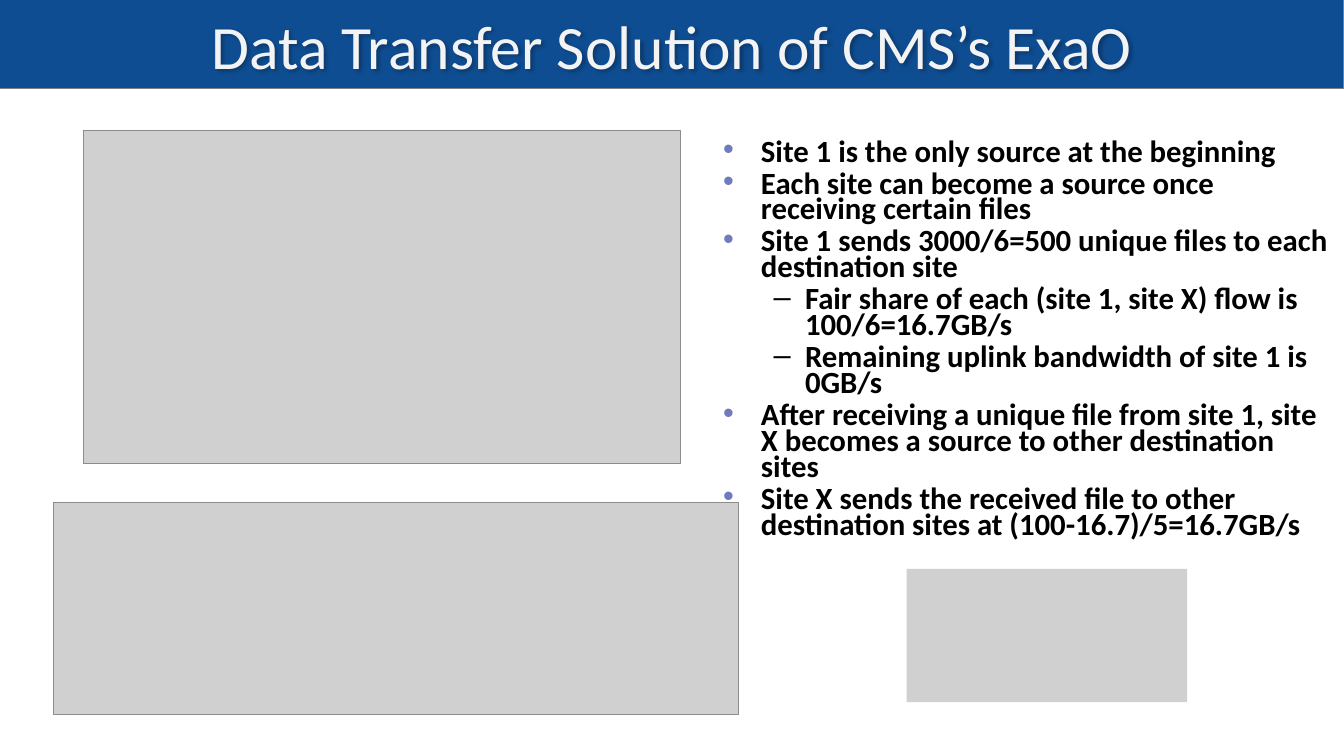
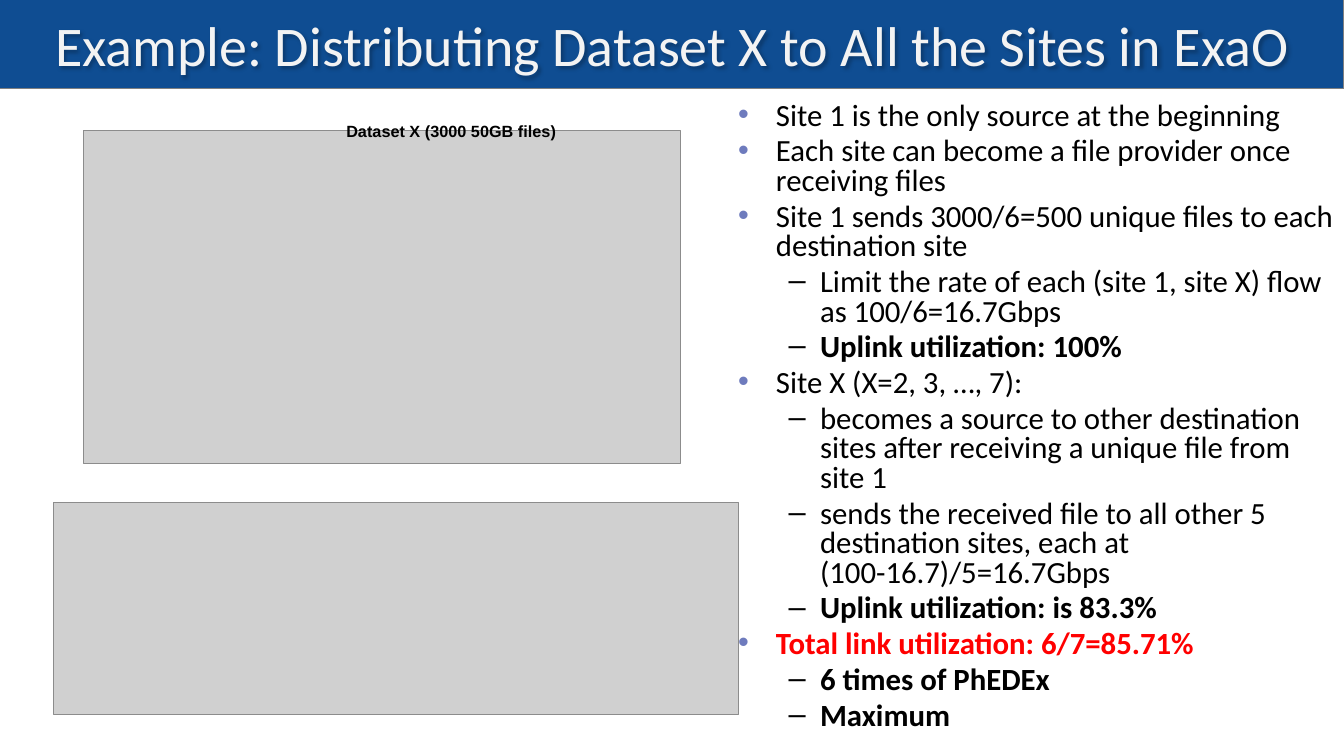
Before and after one commit to snlab/sc16, a slide deck: slide 12 of slides/cms-demo-v3.pptx. Drawn at 1344x756 pixels with LibreOffice and Linux fonts; fonts in the diff are those of the drawing; grey boxes stand for pictures. Boxes give left, top, right and bottom in pixels: in the first picture for what was removed or moved away, otherwise in the second. Text is boxed around its words. In the diff, an @@ line names an element or a change of style, - is before the commit and + after.

```diff
--- a/slides/cms-demo-v3.pptx
+++ b/slides/cms-demo-v3.pptx
@@ title at (55, 27, 1288, 76): text changed; size 44 to 40 pt @@
-Data Transfer Solution of CMS’s ExaO
+Example: Distributing Dataset X to All the Sites in ExaO
@@ text "Site 1 is the only ...": place and size @@
-text "Site 1 is the only ..." at (761, 140, 1327, 540)
+text "Site 1 is the only ..." at (776, 104, 1333, 727)
@@ text at (776, 104, 1333, 257): bold off in "Site 1 is the only source at ...", "Site 1 sends 3000/6=500 unique files to ..."; line spacing 0.7 to 0.8 @@
@@ text added at (346, 124, 556, 141), 20 pt, text #000000, bold @@
+Dataset X (3000 50GB files)
@@ text at (776, 139, 1291, 197): text changed; bold off @@
-• Each site can become a source once receiving certain files
+• Each site can become a file provider once receiving files
@@ text at (776, 269, 1321, 727): text changed; bold off @@
-  – Fair share of each (site 1, site X) flow is 100/6=16.7GB/s
-  – Remaining uplink bandwidth of site 1 is 0GB/s
-• After receiving a unique file from site 1, site X becomes a source to other destination sites
-• Site X sends the received file to other destination sites at (100-16.7)/5=16.7GB/s
+  – Limit the rate of each (site 1, site X) flow as 100/6=16.7Gbps
+  – Uplink utilization: 100%
+• Site X (X=2, 3, …, 7):
+  – becomes a source to other destination sites after receiving a unique file from site 1
+  – sends the received file to all other 5 destination sites, each at (100-16.7)/5=16.7Gbps
+  – Uplink utilization: is 83.3%
+• Total link utilization: 6/7=85.71%
+  – 6 times of PhEDEx
+  – Maximum
@@ picture removed at (906, 569, 1187, 702) @@
```
Also in this commit, not shown: 5 other slides changed, 5 slides added, 1 slide removed, 2 other files.
